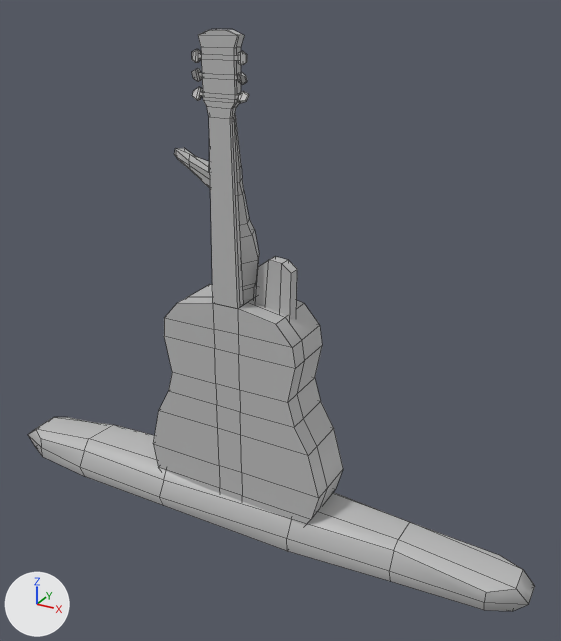
Renders of the FBX model Card Game Prototype/Assets/_Models/FoamHand.fbx from each side of a commit.
Rendered twice from a 50 mm camera at (0.0439, -0.0706, 0.0634) aimed at (0.0044, 0.0012, 0.0275). The axes (+X, +Y, +Z) are drawn at lower left. The lights are the same throughout. Mesh edges are drawn as thin lines. Where no turn or scale is listed for an object, it has been applied to the vertices.

Objects in the first picture: 'Guitar', 'Stick', 'baguette', 'foamHand'.
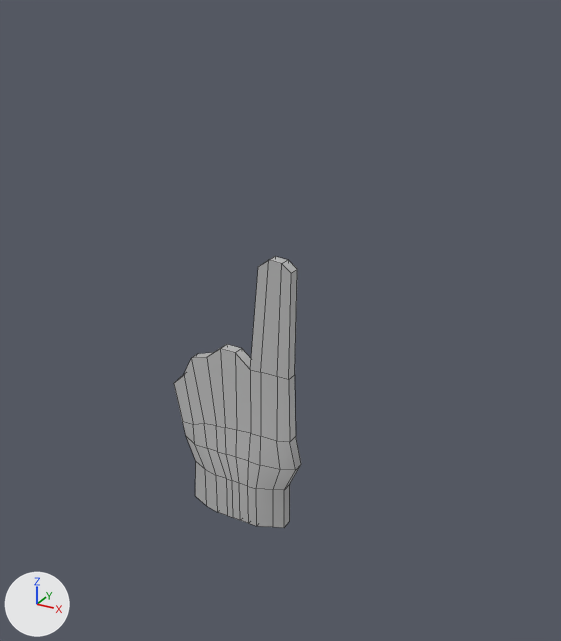
The newer file is also rescaled (x0.789), turned or shifted as a whole; pictures and numbers use the older file's frame.

Changed parts and their boxes [x1, y1, x2, y2] in the pictures (561 x 641 px):
```json
{"object": "Guitar", "change": "deleted", "before": [153, 29, 343, 525]}
{"object": "baguette", "change": "deleted", "before": [28, 417, 535, 611]}
{"object": "Stick", "change": "deleted", "before": [174, 115, 259, 302]}
{"object": "foamHand", "change": "unchanged, uncovered by the edit", "before": [255, 256, 297, 319], "after": [174, 256, 301, 528]}
```

Edits to the scene script, one JSON object a line:
```json
{"op": "remove", "block": "ob_stick", "code": ["ob_stick = bpy.data.objects.new('Stick', me_mesh_005)", "ob_stick.location = (0.0, 0.0, 0.0262)"]}
{"op": "remove", "block": "ob_baguette", "code": ["ob_baguette = bpy.data.objects.new('baguette', me_mesh)", "ob_baguette.location = (0.0, 0.0, 0.0029)"]}
{"op": "remove", "block": "ob_guitar", "code": ["ob_guitar = bpy.data.objects.new('Guitar', me_mesh_002)", "ob_guitar.location = (0.0, 0.0, 0.0151)"]}
```
